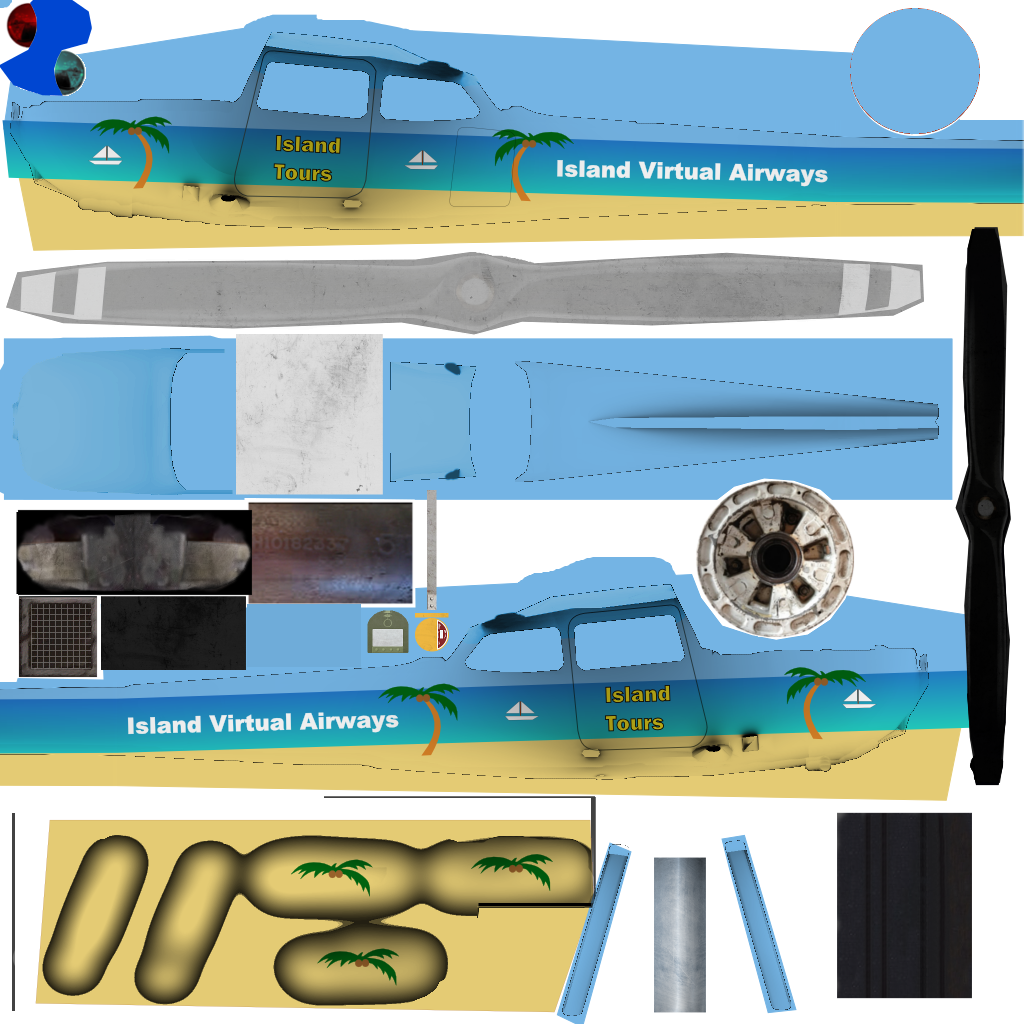
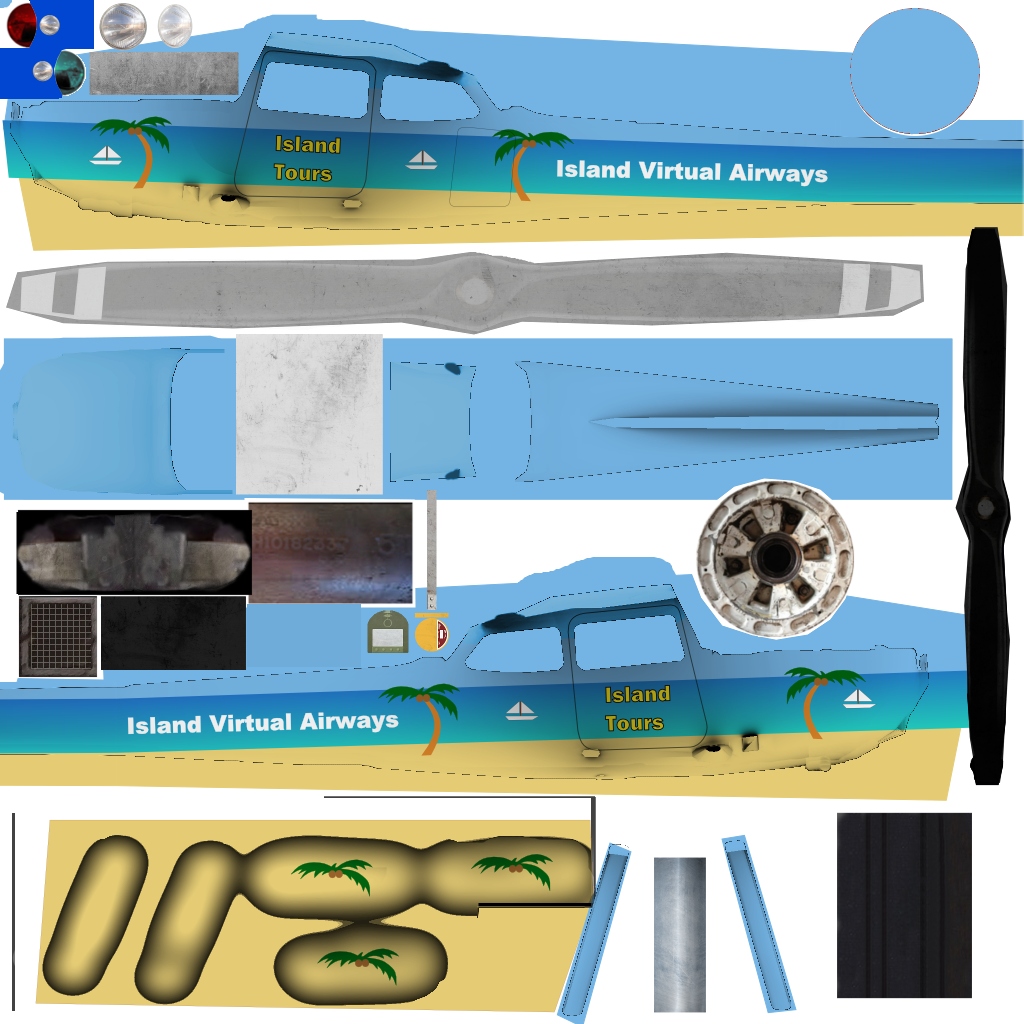
Layered file, before and after one edit (1024px x 1024px). Changes by layer:
added layer "Clipboard #8" above "Clipboard #7" over left=32, top=3, right=239, bottom=95
added layer "Clipboard #7" above "Clipboard #6" over left=0, top=0, right=94, bottom=99
